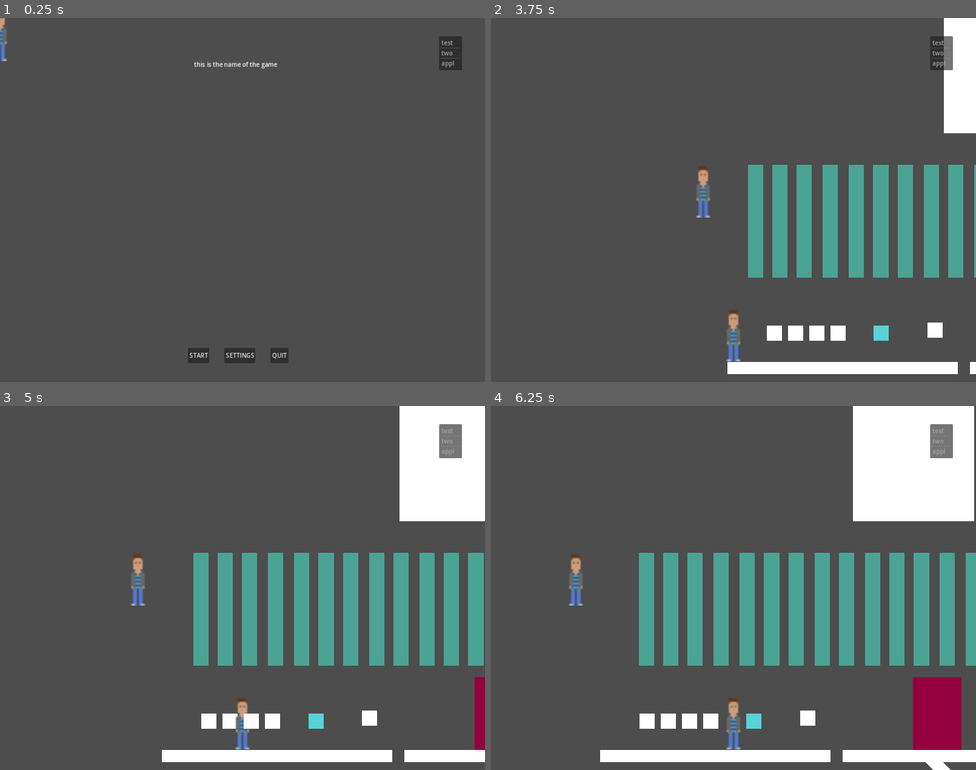
Above: before the commit, frames 1-4 (two rows, left to right).
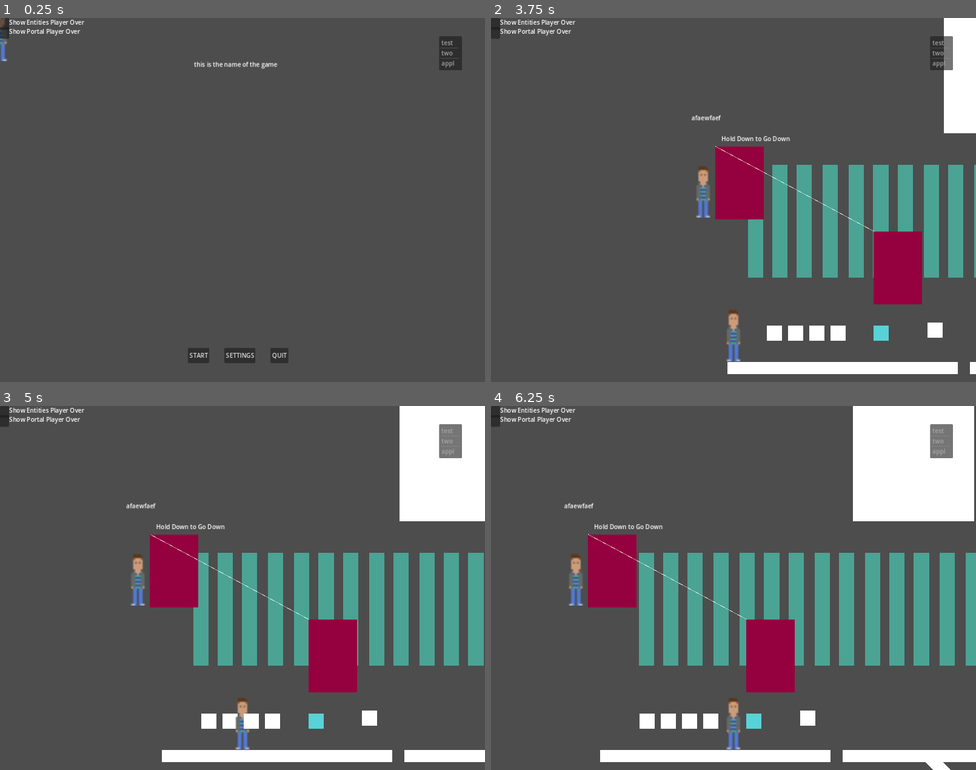
Above: after the commit, the same moments.

Repository: adamsocki/test_godot
Game: Godot game, scene res://game_manager.tscn
The game is run twice, just before and just after one commit, with the same random seed, the same clock (stepped at 60 frames per second) and the same inputs.
Inputs (mouse positions are in pixels of both pictures, inside the frame that each line leads up to):
- Up to frame 1 (0.25 s): no input
- Up to frame 2 (3.75 s): click (495, 25) at 0.5 s, where only the run after the commit has a clickable "Show Entities Player Over"; click (495, 25) at 1.25 s, where only the run after the commit has a clickable "X"; click (495, 32) at 2 s, where only the run after the commit has a clickable "Show Portal Player Over"; click (495, 32) at 2.75 s, where only the run after the commit has a clickable "X"; click "START" at 3.5 s
- Up to frame 3 (5 s): tap Enter at 4.25 s; move the mouse to (349, 569) at 4.27 s; hold D (move_right) from 4.28 s (still down); tap X (pick_up) at 4.35 s
- Up to frame 4 (6.25 s): move the mouse to (636, 606) at 5.02 s; release D (move_right) at 5.03 s; hold Down (move_down) 5.03-5.78 s; tap Tab (player_switch) at 5.1 s; tap Space (space_bar) at 5.75, 5.85 s; move the mouse to (782, 507) at 5.77 s; hold D (move_right) from 5.78 s (still down)

The runs differ from the first frame. In frame 1, 0.3% of the frame differs, in the area x 0-18%, y 0-6%; in frame 2, 4.5%; in frame 3, 5.0%; in frame 4, 6.5%, in the area x 0-97%, y 0-95%.

Commit message:
UPDATED

Diff:
--- /dev/null
+++ b/game1_2D/Camera_Debug.gd
@@ -0,0 +1,11 @@
+extends Control
+
+
+# Called when the node enters the scene tree for the first time.
+func _ready():
+	pass # Replace with function body.
+
+
+# Called every frame. 'delta' is the elapsed time since the previous frame.
+func _process(delta):
+	pass
--- /dev/null
+++ b/game1_2D/DebugManager.gd
@@ -0,0 +1,17 @@
+extends Node
+
+
+@export var show_debug = false
+
+
+func init_debug_manager():
+	$Camera_UI.init_camera_ui()
+	if show_debug:
+		self.visible = true
+	else:
+		self.visible = false
+
+
+func update_debug_manager(delta):
+	if show_debug:
+		$Camera_UI.update_camera_ui(delta)
--- /dev/null
+++ b/game1_2D/Debug_Button.gd
@@ -0,0 +1,47 @@
+extends Button
+
+@export var button_label : String
+var player_debug
+
+@export var button_type : Constants.ButtonType
+#var set_name  =  true
+
+
+
+# Called when the node enters the scene tree for the first time.
+func _ready():
+	self.pressed.connect(self._button_pressed)
+	player_debug = get_node("/root/GameManager/PlayerManager/Player/Debug")
+	$Label.text = button_label
+
+func _process(delta):
+	if button_pressed:
+		match button_type:
+			Constants.ButtonType.Entity_Name:
+				entity_name_debug()
+			Constants.ButtonType.Portal_Name:
+				portal_name_debug()
+			_:
+				pass
+		self.text = "X"
+
+	else:
+		self.text = " "
+
+
+func _button_pressed():
+	pass
+#	set_name = !set_name
+
+
+func entity_name_debug():
+	if (player_debug.get_parent().current_over_entity != null):
+		player_debug.get_child(0).set_text(player_debug.get_parent().current_over_entity.entity_name)
+	else:
+		player_debug.get_child(0).set_text("")
+
+func portal_name_debug():
+	if (player_debug.get_parent().portal_type != Constants.PortalType.BLANK):
+		player_debug.get_child(0).set_text(Constants.PortalType.find_key(player_debug.get_parent().portal_type))
+	else:
+		player_debug.get_child(0).set_text("")
--- a/game1_2D/constants.gd
+++ b/game1_2D/constants.gd
@@ -38,8 +38,18 @@
 	TERRAIN, PLAYER, TEST, FERN, WALL, POST, KEY, EntityType_Count
 }
 
+enum ButtonType
+{
+	Entity_Name,
+	Portal_Name
+}
+
+enum PortalSide
+{
+	SIDE_A, SIDE_B, NONE
+}
 
 enum PortalType
 {
-	DOWN, SUBWAY_DOOR
+	DOWN, SUBWAY_DOOR , BLANK
 }
--- /dev/null
+++ b/game1_2D/debug_button.tscn
@@ -0,0 +1,16 @@
+[gd_scene load_steps=2 format=3 uid="uid://dfks1v1yeyvs7"]
+
+[ext_resource type="Script" path="res://Debug_Button.gd" id="1_mnam5"]
+
+[node name="Debug_Button" type="Button"]
+offset_left = 8.0
+offset_top = 8.0
+offset_right = 32.0
+offset_bottom = 32.0
+script = ExtResource("1_mnam5")
+
+[node name="Label" type="Label" parent="."]
+layout_mode = 0
+offset_left = 24.0
+offset_right = 64.0
+offset_bottom = 23.0
--- /dev/null
+++ b/game1_2D/debug_manager.tscn
@@ -0,0 +1,36 @@
+[gd_scene load_steps=4 format=3 uid="uid://cncwyarnu3kxt"]
+
+[ext_resource type="Script" path="res://DebugManager.gd" id="1_5yotq"]
+[ext_resource type="Script" path="res://Camera_UI.gd" id="2_1srie"]
+[ext_resource type="PackedScene" uid="uid://dfks1v1yeyvs7" path="res://debug_button.tscn" id="2_bb442"]
+
+[node name="DebugManager" type="Control"]
+layout_mode = 3
+anchors_preset = 0
+script = ExtResource("1_5yotq")
+show_debug = true
+
+[node name="Camera_UI" type="Control" parent="."]
+anchors_preset = 0
+offset_right = 40.0
+offset_bottom = 40.0
+script = ExtResource("2_1srie")
+
+[node name="Show_Player_Over_entity" parent="Camera_UI" instance=ExtResource("2_bb442")]
+layout_mode = 0
+offset_left = 0.0
+offset_top = 0.0
+offset_right = 24.0
+offset_bottom = 24.0
+toggle_mode = true
+button_label = "Show Entities Player Over"
+
+[node name="Show_Player_Over_portal" parent="Camera_UI" instance=ExtResource("2_bb442")]
+layout_mode = 0
+offset_left = 0.0
+offset_top = 24.0
+offset_right = 24.0
+offset_bottom = 48.0
+toggle_mode = true
+button_label = "Show Portal Player Over"
+button_type = 1
--- /dev/null
+++ b/game1_2D/debug_text.tscn
@@ -0,0 +1,16 @@
+[gd_scene format=3 uid="uid://mmgtdahmvw28"]
+
+[node name="Control" type="Control"]
+layout_mode = 3
+anchors_preset = 0
+offset_left = -45.0
+offset_top = -113.0
+offset_right = 51.0
+offset_bottom = -73.0
+
+[node name="Label" type="Label" parent="."]
+layout_mode = 0
+offset_left = 30.0
+offset_top = 12.0
+offset_right = 70.0
+offset_bottom = 35.0
--- a/game1_2D/door.gd
+++ b/game1_2D/door.gd
@@ -12,6 +12,7 @@
 var player
 var in_range
 
+@export var entity_name : String
 
 var text_box
 var root_node
--- a/game1_2D/game_manager.gd
+++ b/game1_2D/game_manager.gd
@@ -2,11 +2,12 @@
 
 var game_state
 var functions
-# Called when the node enters the scene tree for the first time.
+
 func _ready():
 
 	game_state = Constants.GameState.StartGame
 #	functions = Functions.new()
+	$DebugManager.init_debug_manager()
 	$CameraManager.init_camera_manager()
 	$UIManager.init_ui_manager()
 	$GameStateManager.init_game()
@@ -16,18 +17,12 @@
 # Called every frame. 'delta' is the elapsed time since the previous frame.
 func _process(delta):
 
-
 	$PlayerManager.update_player_manager(delta)
 	$CameraManager.update_camera_manager(delta)
-
 	$LevelManager.update_current_level(delta)
-
-
 	$UIManager.update_ui_manager(delta)
-
-
-
 	$GameStateManager.update_game_state_manager(game_state, delta)
+	$DebugManager.update_debug_manager(delta)
 
 	# Update based on current game_state
 	match game_state:
--- a/game1_2D/game_manager.tscn
+++ b/game1_2D/game_manager.tscn
@@ -8,6 +8,7 @@
 [ext_resource type="PackedScene" uid="uid://b61lnl0uvhop" path="res://player.tscn" id="6_0nryj"]
 [ext_resource type="Script" path="res://CameraManager.gd" id="7_4wl1d"]
 [ext_resource type="PackedScene" uid="uid://b3go50t3wtlca" path="res://entity_manager.tscn" id="8_rjjtq"]
+[ext_resource type="PackedScene" uid="uid://cncwyarnu3kxt" path="res://debug_manager.tscn" id="9_w10u7"]
 
 [node name="GameManager" type="Node"]
 script = ExtResource("1_g3r8g")
@@ -30,3 +31,6 @@
 [node name="Camera" type="Camera2D" parent="CameraManager"]
 
 [node name="EntityManager" parent="." instance=ExtResource("8_rjjtq")]
+
+[node name="DebugManager" parent="." instance=ExtResource("9_w10u7")]
+size_flags_horizontal = 2
--- a/game1_2D/levels/level_1.tscn
+++ b/game1_2D/levels/level_1.tscn
@@ -14,6 +14,7 @@
 [node name="Door" parent="." instance=ExtResource("2_l6414")]
 position = Vector2(688, 416)
 door = true
+entity_name = "Door"
 key_code = "000"
 
 [node name="Paralax_set_1" type="Node2D" parent="."]
@@ -628,7 +629,14 @@
 door_access = NodePath("../Door")
 
 [node name="Portal" parent="." instance=ExtResource("5_q3kg6")]
-position = Vector2(985, 328)
+position = Vector2(128, -48)
+portal_label = "Hold Down to Go Down"
+portal_angle = 45.0
+portal_end = 0
+
+[node name="Portal" parent="Portal" instance=ExtResource("5_q3kg6")]
+position = Vector2(418, 224)
+portal_end = 1
 
 [node name="Train" parent="." instance=ExtResource("6_mdkb2")]
 position = Vector2(2584, 776)
--- a/game1_2D/player.gd
+++ b/game1_2D/player.gd
@@ -13,6 +13,8 @@
 
 var inventory = {}
 
+var can_move_down = false
+var can_move_up = false
 
 var portal_type : Constants.PortalType
 
@@ -34,19 +36,38 @@
 # Called when the node enters the scene tree for the first time.
 func _ready():
 	player_state = Constants.PlayerState.idle
+	portal_type = Constants.PortalType.BLANK
 
 
 func update_player(delta):
 	to_move = false
 	velocity = Vector2.ZERO
+
+	# HORIZONTAL (with VERTICAL) Movement Controller
 	if Input.is_action_pressed("move_left"):
 		velocity.x -= 1
+		if (can_move_down):
+			pass
+		if (can_move_up):
+			pass
 	if Input.is_action_pressed("move_right"):
 		velocity.x += 1
-#	if Input.is_action_pressed("move_left"):
-#		velocity.x -= 1
-#	if Input.is_action_pressed("move_left"):
-#		velocity.x -= 1
+		if (can_move_down):
+			pass
+		if (can_move_up):
+			pass
+
+
+	# Down Movement Trigger
+	if (Input.is_action_pressed("move_down")):
+		can_move_down = true
+	if (Input.is_action_just_released("move_down")):
+		can_move_down = false
+	# Up Movement Trigger
+	if (Input.is_action_pressed("move_up")):
+		can_move_up = true
+	if (Input.is_action_just_released("move_up")):
+		can_move_up = false
 
 
 	if Input.is_action_just_pressed("pick_up"):
--- a/game1_2D/player.tscn
+++ b/game1_2D/player.tscn
@@ -21,3 +21,19 @@
 
 [node name="InventoryManager" type="Node2D" parent="."]
 script = ExtResource("3_icee5")
+
+[node name="Debug" type="Control" parent="."]
+layout_mode = 3
+anchors_preset = 0
+offset_left = -21.0
+offset_top = -117.0
+offset_right = 19.0
+offset_bottom = -77.0
+
+[node name="Label" type="Label" parent="Debug"]
+layout_mode = 0
+offset_left = -10.0
+offset_top = -82.0
+offset_right = 67.0
+offset_bottom = -56.0
+text = "afaewfaef"
--- a/game1_2D/portal.gd
+++ b/game1_2D/portal.gd
@@ -3,9 +3,43 @@
 
 
 @export var portal_type : Constants.PortalType
+@export var portal_label : String
+@export var portal_ender_vector : Vector2
+@export var portal_angle : float
+
+@export var portal_end : Constants.PortalSide
+
+
+var portal_other_side
 
 # Called when the node enters the scene tree for the first time.
 func _ready():
+	if (portal_end == Constants.PortalSide.SIDE_A):
+		portal_other_side = $Portal
+		# calculate distance
+		var position__ = self.get_position()
+		var a2 = portal_other_side.position.x * portal_other_side.position.x
+		var b2 = portal_other_side.position.y * portal_other_side.position.y
+		var h = sqrt(a2 + b2)
+		$Floor.set_scale(Vector2(h , 1))
+
+		#calc angle
+		var angle_calc = atan2(portal_other_side.position.y, portal_other_side.position.x	)
+
+		$Floor.rotate(angle_calc)
+
+
+	elif (portal_end == Constants.PortalSide.SIDE_B):
+		portal_other_side = self.get_parent()
+		$Floor.visible = false
+
+	#portal_ender.
+	$Portal_Label.set_text(portal_label)
+
+
+	#portal_other_side
+
+
 	pass # Replace with function body.
 
 
@@ -19,5 +53,6 @@
 
 
 
+
 func _on_interact_player_body_exited(body):
-	body.portal_type = null
+	body.portal_type = Constants.PortalType.BLANK
--- a/game1_2D/portal.tscn
+++ b/game1_2D/portal.tscn
@@ -1,18 +1,50 @@
-[gd_scene load_steps=3 format=3 uid="uid://1c481kjv62k7"]
+[gd_scene load_steps=4 format=3 uid="uid://1c481kjv62k7"]
 
 [ext_resource type="PackedScene" uid="uid://dme8vtl8nje2t" path="res://interact_player.tscn" id="1_deswv"]
 [ext_resource type="Script" path="res://portal.gd" id="1_ie1rf"]
 
+[sub_resource type="RectangleShape2D" id="RectangleShape2D_mpyip"]
+
 [node name="Portal" type="Node2D"]
 script = ExtResource("1_ie1rf")
+portal_end = 2
 
 [node name="ColorRect" type="ColorRect" parent="."]
 offset_right = 128.0
 offset_bottom = 192.0
 color = Color(0.584314, 0, 0.243137, 1)
 
-[node name="InteractPlayer" parent="." instance=ExtResource("1_deswv")]
+[node name="InteractPlayer" parent="ColorRect" instance=ExtResource("1_deswv")]
 scale = Vector2(6.36, 9.55704)
 
-[connection signal="body_entered" from="InteractPlayer" to="." method="_on_interact_player_body_entered"]
-[connection signal="body_exited" from="InteractPlayer" to="." method="_on_interact_player_body_exited"]
+[node name="Portal_Label" type="Label" parent="."]
+offset_left = 16.0
+offset_top = -32.0
+offset_right = 96.0
+offset_bottom = -9.0
+horizontal_alignment = 1
+
+[node name="Floor" type="Node2D" parent="."]
+scale = Vector2(1, -1)
+
+[node name="ColorRect" type="ColorRect" parent="Floor"]
+offset_top = -1.0
+offset_right = 1.0
+scale = Vector2(1.005, 1)
+size_flags_horizontal = 2
+size_flags_vertical = 2
+
+[node name="CanvasGroup" type="CanvasGroup" parent="Floor/ColorRect"]
+visible = false
+
+[node name="Area2D" type="Area2D" parent="Floor/ColorRect"]
+visible = false
+scale = Vector2(1e-05, 1e-05)
+
+[node name="CollisionShape2D" type="CollisionShape2D" parent="Floor/ColorRect"]
+visible = false
+scale = Vector2(1e-05, 1e-05)
+shape = SubResource("RectangleShape2D_mpyip")
+
+[connection signal="body_entered" from="ColorRect/InteractPlayer" to="." method="_on_interact_player_body_entered"]
+[connection signal="body_exited" from="ColorRect/InteractPlayer" to="." method="_on_interact_player_body_exited"]
--- a/game1_2D/project.godot
+++ b/game1_2D/project.godot
@@ -61,3 +61,9 @@
 , Object(InputEventKey,"resource_local_to_scene":false,"resource_name":"","device":-1,"window_id":0,"alt_pressed":false,"shift_pressed":false,"ctrl_pressed":false,"meta_pressed":false,"pressed":false,"keycode":0,"physical_keycode":83,"key_label":0,"unicode":115,"echo":false,"script":null)
 ]
 }
+move_up={
+"deadzone": 0.5,
+"events": [Object(InputEventKey,"resource_local_to_scene":false,"resource_name":"","device":-1,"window_id":0,"alt_pressed":false,"shift_pressed":false,"ctrl_pressed":false,"meta_pressed":false,"pressed":false,"keycode":0,"physical_keycode":87,"key_label":0,"unicode":119,"echo":false,"script":null)
+, Object(InputEventKey,"resource_local_to_scene":false,"resource_name":"","device":-1,"window_id":0,"alt_pressed":false,"shift_pressed":false,"ctrl_pressed":false,"meta_pressed":false,"pressed":false,"keycode":0,"physical_keycode":4194320,"key_label":0,"unicode":0,"echo":false,"script":null)
+]
+}
--- a/game1_2D/ui_manager.gd
+++ b/game1_2D/ui_manager.gd
@@ -4,21 +4,10 @@
 var quit_game_button
 var start_game_button
 var game_title
-
-
-
 var transition_state
-
-
-
-
-
 var menus
-
-
 var fade_in
 var transition_screen_type_1
-
 var level_manager
 
 func init_ui_manager():
@@ -30,8 +19,6 @@
 	set_cursor_position()
 	view_inventory()
 	$Camera_UI.update_camera_ui(delta)
-
-
 
 
 func view_inventory():
@@ -66,7 +53,6 @@
 	fade_in = true
 	transition_screen_type_1.show()
 	get_parent().get_parent().game_state = Constants.GameState.InGame
-
 
 
 func transition_ui_fade(delta):
Not shown: 1 places in game1_2D/game_manager.tscn that only renumber resources
